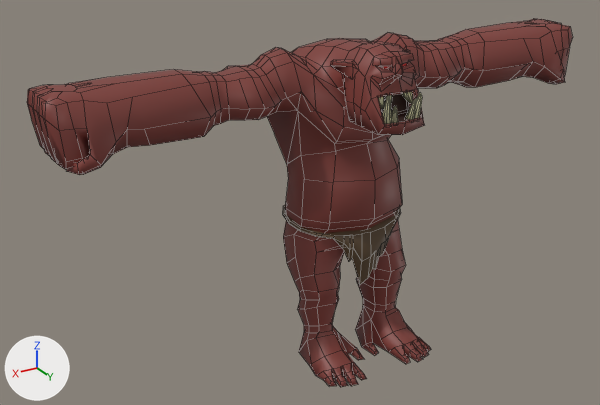
An edit to the Blender file Assets/3D/Models/Characters/Troll.blend, drawn before and after from the same camera.
Camera for both pictures: a camera (50 mm lens) standing at (2.95, 4.43, 3.29) and looking at (0.31, 0.02, 1.08). The axes (+X, +Y, +Z) are drawn at lower left. The lights are the same throughout. Mesh edges are drawn as thin lines.

In view in the first picture: 'TrollBody'.
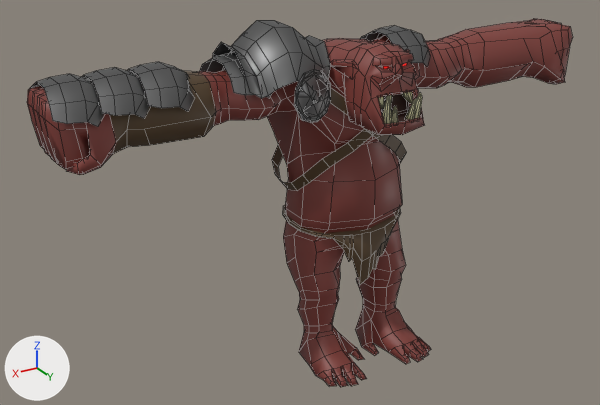
Edits to the bpy script that builds the scene:
```text
Add mat_metal:
    mat_metal = principled_material('Metal')
    mat_metal.base_color = (0.184, 0.184, 0.184)  # grey #777777
    mat_metal.metallic = 1.0
Change me_cone_003:
    used by ob_trollbody; location = (0.0, 0.0, 0.0)
    remove me_cone_003.from_pydata(...)  # 1316 vertices, 1104 faces; spans x -1.96..1.96, y -0.33..0.72, z 0.0..2.2
    add me_cone_003.from_pydata(...)  # 1678 vertices, 1372 faces; spans x -1.96..1.96, y -0.39..0.72, z 0.0..2.3
    me_cone_003 part 1: 362 vertices added at x -0.65..1.93, y -0.39..0.41, z 1.21..2.3
    me_cone_003 part 2: 9 faces spanning x 1.03..1.53, y -0.26..0.25, z 1.7..2.03 switch from mat_material (red #7f3d36) to mat_material_002 (brown #533f26)
    add me_cone_003.materials.append(mat_metal)  # grey #777777
```

Where the change shows, as pixel boxes [x1, y1, x2, y2] in the pictures (600 x 405 px):
part 1 of me_cone_003, added
    after: [30, 20, 430, 190]
part 2 of me_cone_003, recoloured
    both: [127, 86, 211, 147]
